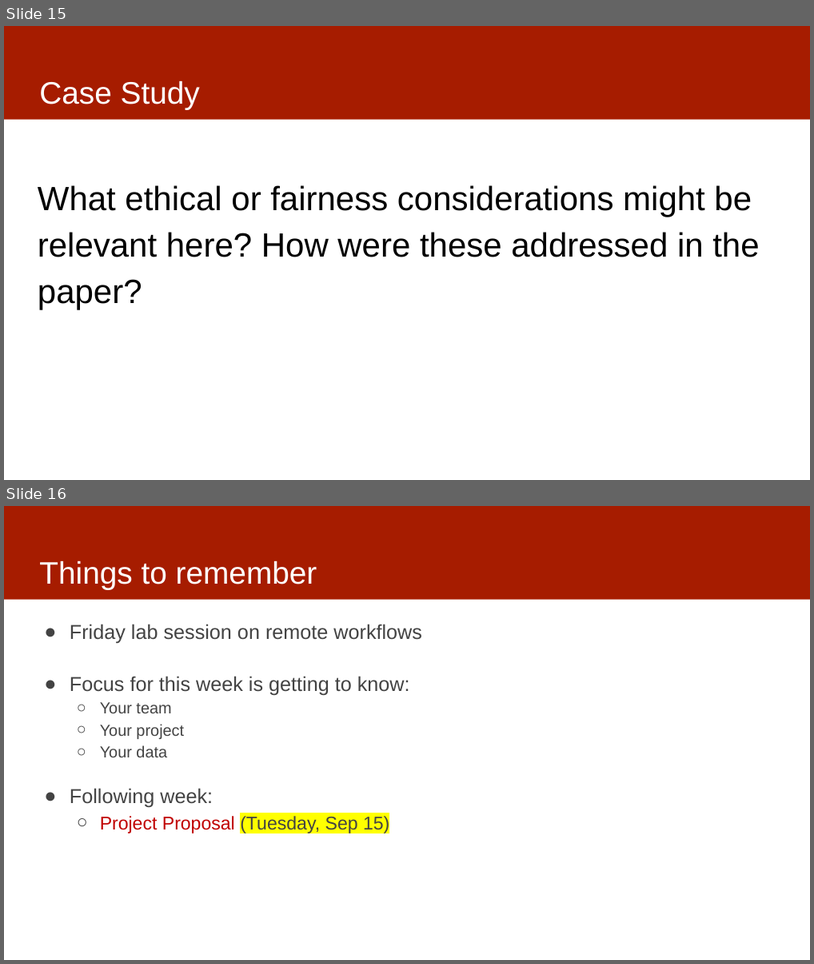
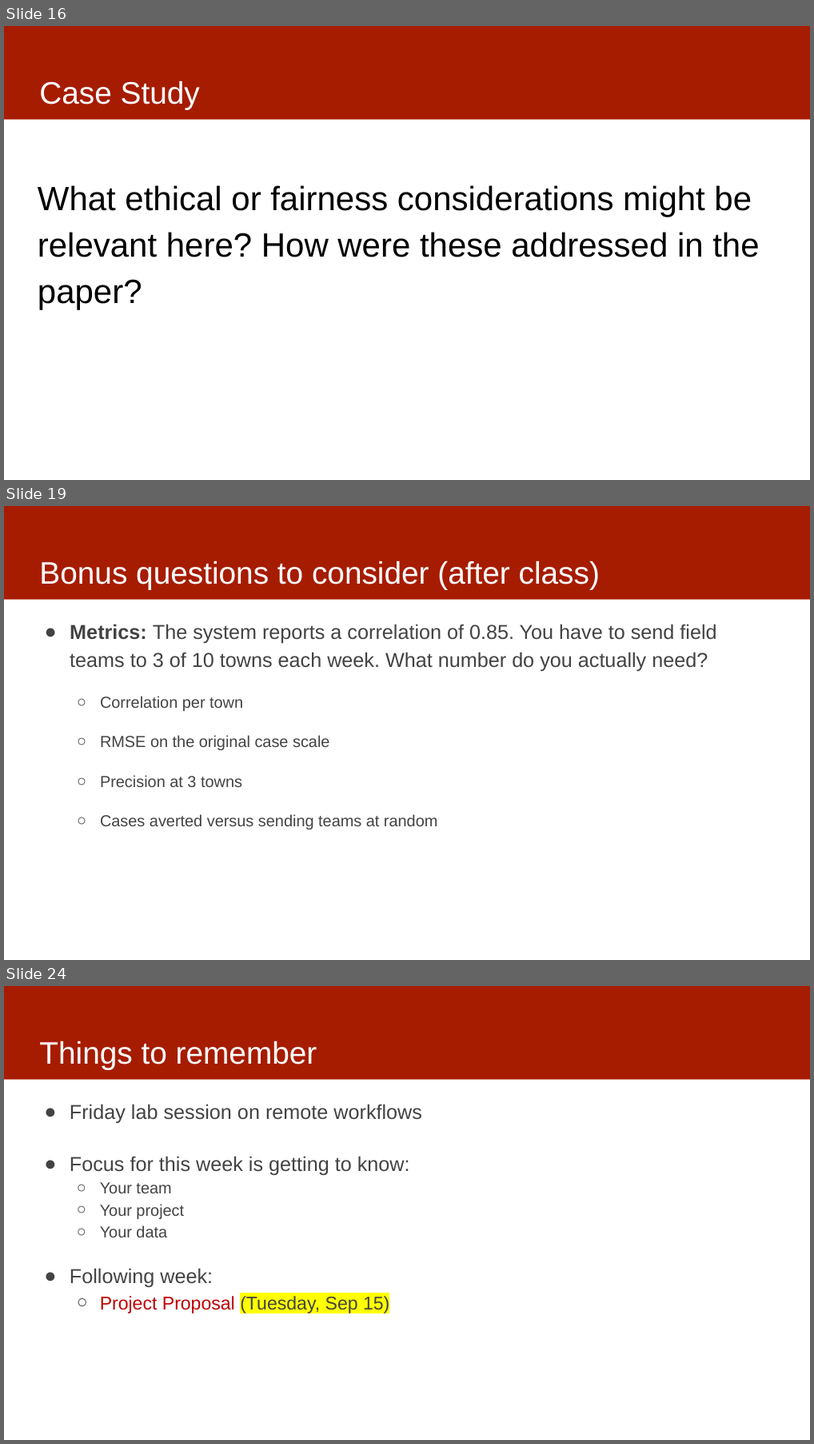
Before and after one commit to dssg/mlforpublicpolicylab, a slide deck: Lectures/03-casestudies.pptx. Shown one above the other, each under a label of ours: slides 15 and 16 before the commit, slides 16, 19 and 24 after it; the slides between them are not shown. The pictures are 814x964 and 814x1444 pixels, drawn with LibreOffice and Linux fonts; fonts in the diff are those of the drawing. Boxes give left, top, right and bottom in pixels: in the first picture for what was removed or moved away, otherwise in the second. Text is boxed around its words. In the diff, an @@ line names an element or a change of style, - is before the commit and + after.

```diff
--- a/Lectures/03-casestudies.pptx
+++ b/Lectures/03-casestudies.pptx
@@ slide 19 added at bbox=[4, 506, 810, 960], background #FFFFFF; not listed: 1 template element that a slide beside it also shows @@
@@ title added at bbox=[39, 561, 600, 590], 37 pt, text #FFFFFF @@
+Bonus questions to consider (after class)
@@ text added at bbox=[70, 624, 717, 829], 24 pt, text #434343 @@
+● Metrics: The system reports a correlation of 0.85. You have to send field teams to 3 of 10 towns each week. What number do you actually need?
+  ○ Correlation per town
+  ○ RMSE on the original case scale
+  ○ Precision at 3 towns
+  ○ Cases averted versus sending teams at random
@@ what was slide 15 is now slide 16 @@
@@ what was slide 16 is now slide 24 @@
```
Also in this commit, not shown: 2 slides changed, 8 other slides added.
